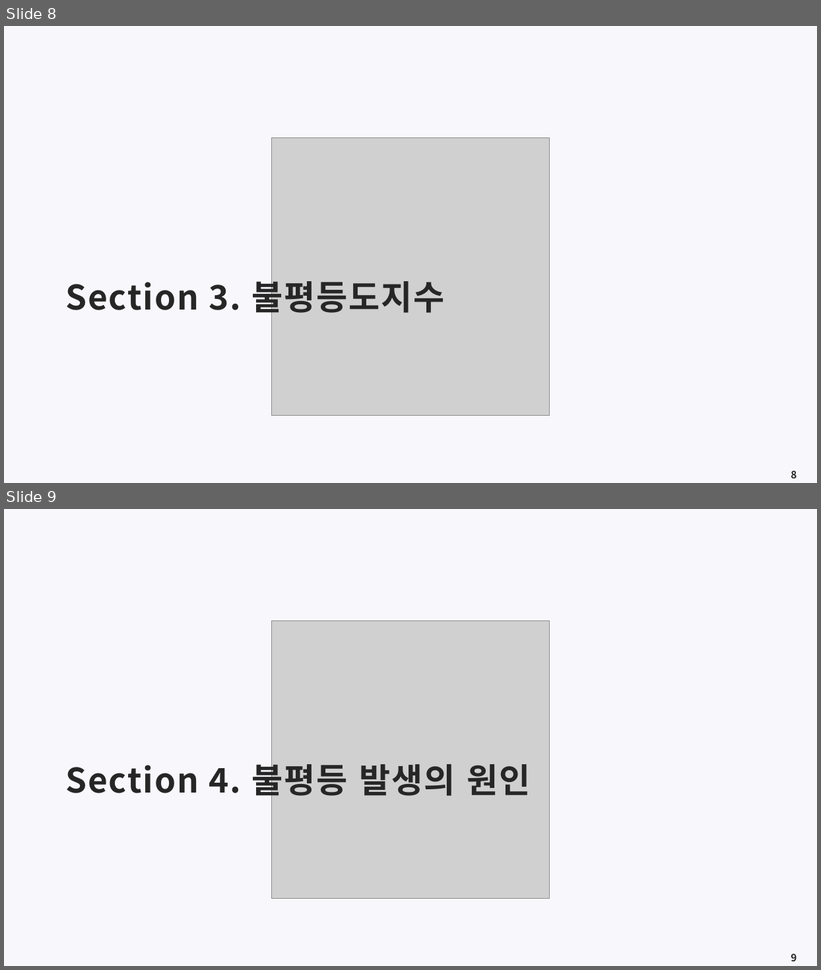
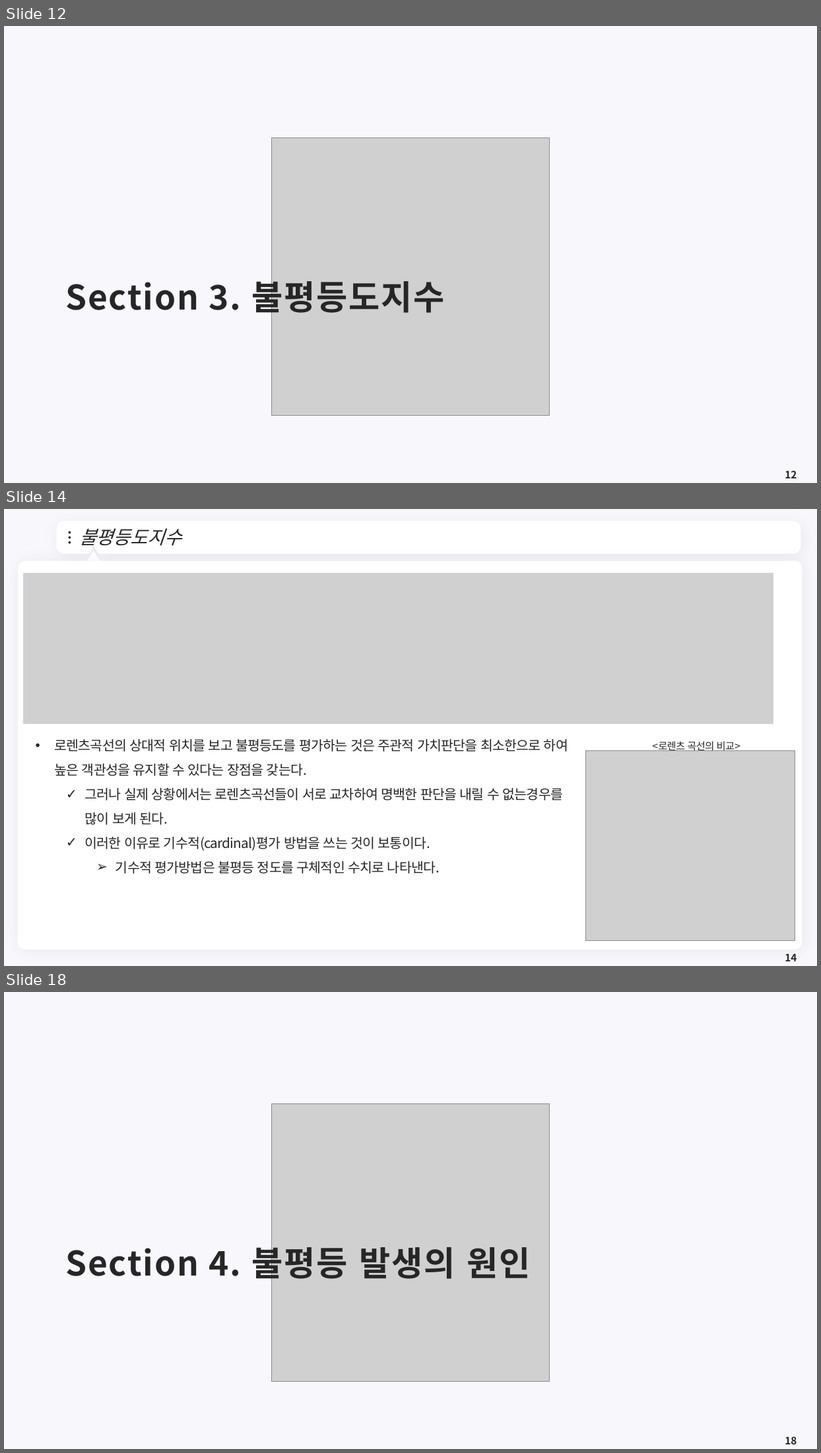
Before and after one commit to meandthey/Teaching, a slide deck: 재정학/01_Lectures/재정학_Chapter_8.pptx. Shown one above the other, each under a label of ours: slides 8 and 9 before the commit, slides 12, 14 and 18 after it; the slides between them are not shown. The pictures are 821x970 and 821x1453 pixels, drawn with LibreOffice and Linux fonts; fonts in the diff are those of the drawing; grey boxes stand for pictures; background and template pictures are left out. Boxes give left, top, right and bottom in pixels: in the first picture for what was removed or moved away, otherwise in the second. Text is boxed around its words. In the diff, an @@ line names an element or a change of style, - is before the commit and + after.

```diff
--- a/재정학/01_Lectures/재정학_Chapter_8.pptx
+++ b/재정학/01_Lectures/재정학_Chapter_8.pptx
@@ slide 14 added at bbox=[4, 509, 817, 966], background #F8F7FC @@
@@ freeform shape added at bbox=[59, 524, 798, 551], fill #FFFFFF, outline #FFFFFF 7.25 pt @@
@@ title added at bbox=[79, 528, 182, 546], 22 pt, text #262626, italic @@
+불평등도지수
@@ ellipse added at bbox=[69, 531, 71, 534], fill #262626 @@
@@ ellipse added at bbox=[69, 537, 71, 539], fill #262626 @@
@@ ellipse added at bbox=[69, 541, 71, 544], fill #262626 @@
@@ freeform shape added at bbox=[781, 533, 789, 543], fill #FFFFFF @@
@@ rounded rectangle added at bbox=[18, 561, 803, 950], fill #FFFFFF @@
@@ triangle added at bbox=[86, 553, 100, 566], fill #FFFFFF, outline #FFFFFF 3.75 pt @@
@@ picture added at bbox=[24, 573, 774, 724] @@
@@ text added at bbox=[54, 739, 568, 874], 16 pt, text #262626 @@
+• 로렌츠곡선의 상대적 위치를 보고 불평등도를 평가하는 것은 주관적 가치판단을 최소한으로 하여 높은 객관성을 유지할 수 있다는 장점을 갖는다.
+  ✓ 그러나 실제 상황에서는 로렌츠곡선들이 서로 교차하여 명백한 판단을 내릴 수 없는경우를 많이 보게 된다.
+  ✓ 이러한 이유로 기수적(cardinal)평가 방법을 쓰는 것이 보통이다.
+    ➢ 기수적 평가방법은 불평등 정도를 구체적인 수치로 나타낸다.
@@ text added at bbox=[653, 741, 741, 753], 12 pt, text #262626 @@
+<로렌츠 곡선의 비교>
@@ picture added at bbox=[586, 751, 795, 941] @@
@@ page number added at bbox=[785, 954, 797, 962], 12 pt, text #262626, bold @@
+14
@@ what was slide 8 is now slide 12 @@
@@ page number at bbox=[785, 471, 797, 479]: text changed @@
-8
+12
@@ what was slide 9 is now slide 18 @@
@@ page number at bbox=[785, 1437, 797, 1445]: text changed @@
-9
+18
```
Also in this commit, not shown: 8 other slides added, 1 other file.
